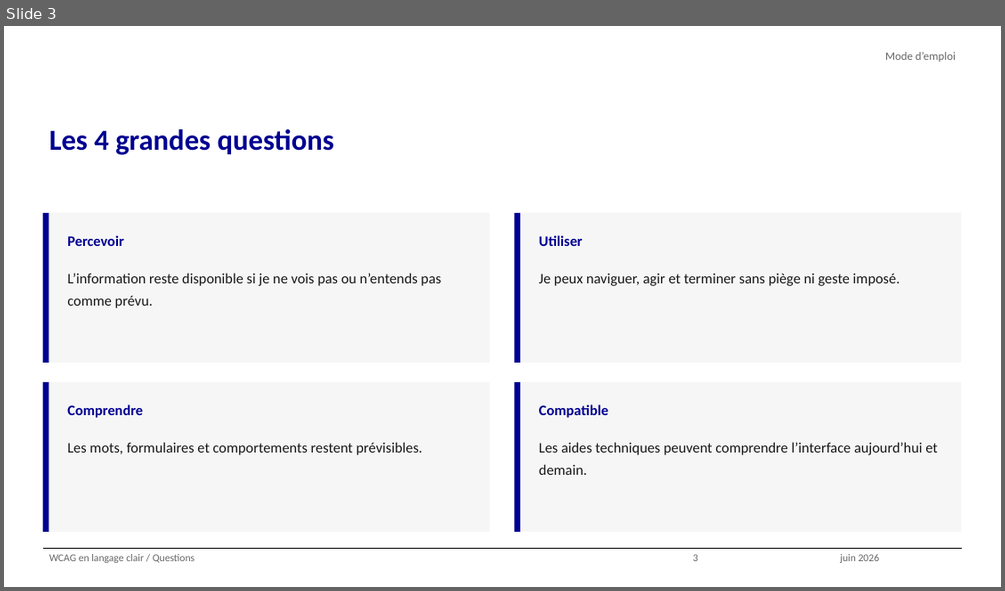
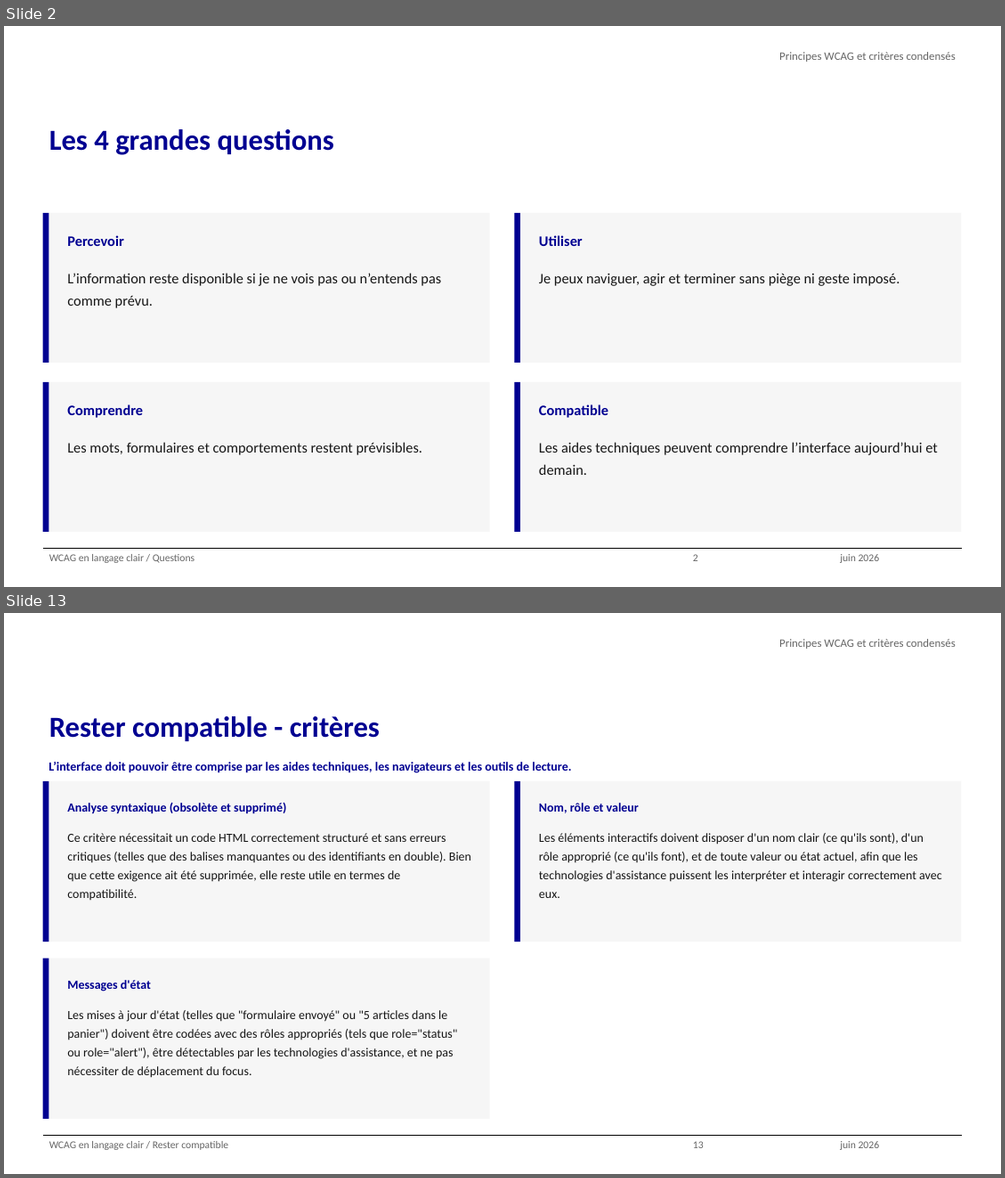
Before and after one commit to alexandra-guiderdoni/usine-fabrication-igpde-102846-ay11, a slide deck: WCAG en langage clair - condensé.pptx. Shown one above the other, each under a label of ours: slide 3 before the commit, slides 2 and 13 after it; the slides between them are not shown. The pictures are 1005x591 and 1005x1178 pixels, drawn with LibreOffice and Linux fonts; fonts in the diff are those of the drawing; background and template pictures are left out. Boxes give left, top, right and bottom in pixels: in the first picture for what was removed or moved away, otherwise in the second. Text is boxed around its words. In the diff, an @@ line names an element or a change of style, - is before the commit and + after.

```diff
--- a/WCAG en langage clair - condensé.pptx
+++ b/WCAG en langage clair - condensé.pptx
@@ slide 13 added at [4,613,1001,1174], background #FFFFFF; not listed: 1 template element that a slide beside it also shows @@
@@ text added at [779,639,955,649], 11 pt, text #666666 @@
+Principes WCAG et critères condensés
@@ title added at [49,716,380,741], 28 pt, text #000091, bold @@
+Rester compatible - critères
@@ text added at [48,762,571,773], 12 pt, text #000091, bold @@
+L’interface doit pouvoir être comprise par les aides techniques, les navigateurs et les outils de lecture.
@@ rectangle added at [43,781,48,942], fill #000091 @@
@@ rectangle added at [48,781,489,942], fill #F6F6F6 @@
@@ rectangle added at [514,781,520,942], fill #000091 @@
@@ rectangle added at [520,781,961,942], fill #F6F6F6 @@
@@ text added at [67,803,286,814], 12 pt, text #000091, bold @@
+Analyse syntaxique (obsolète et supprimé)
@@ text added at [539,803,639,813], 12 pt, text #000091, bold @@
+Nom, rôle et valeur
@@ text added at [67,833,471,900], 12 pt, text #161616 @@
+Ce critère nécessitait un code HTML correctement structuré et sans erreurs critiques (telles que des balises manquantes ou des identifiants en double). Bien que cette exigence ait été supprimée, elle reste utile en termes de compatibilité.
@@ text added at [539,833,942,898], 12 pt, text #161616 @@
+Les éléments interactifs doivent disposer d'un nom clair (ce qu'ils sont), d'un rôle approprié (ce qu'ils font), et de toute valeur ou état actuel, afin que les technologies d'assistance puissent les interpréter et interagir correctement avec eux.
@@ rectangle added at [43,958,48,1119], fill #000091 @@
@@ rectangle added at [48,958,489,1119], fill #F6F6F6 @@
@@ text added at [67,980,151,991], 12 pt, text #000091, bold @@
+Messages d'état
@@ text added at [67,1010,457,1078], 12 pt, text #161616 @@
+Les mises à jour d'état (telles que "formulaire envoyé" ou "5 articles dans le panier") doivent être codées avec des rôles appropriés (tels que role="status" ou role="alert"), être détectables par les technologies d'assistance, et ne pas nécessiter de déplacement du focus.
@@ text added at [49,1141,228,1150], 10 pt, text #666666 @@
+WCAG en langage clair / Rester compatible
@@ text added at [693,1141,704,1148], 10 pt, text #666666 @@
+13
@@ text added at [840,1141,880,1150], 10 pt, text #666666 @@
+juin 2026
@@ what was slide 3 is now slide 2 @@
@@ slide 2 changed as well @@
@@ text at [779,52,955,62]: text changed @@
-Mode d’emploi
+Principes WCAG et critères condensés
```
Also in this commit, not shown: 1 other slide changed, 10 other slides added, 21 slides removed, 4 other files.
